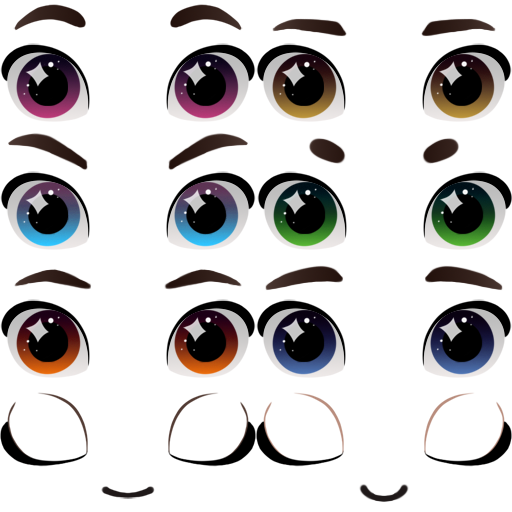
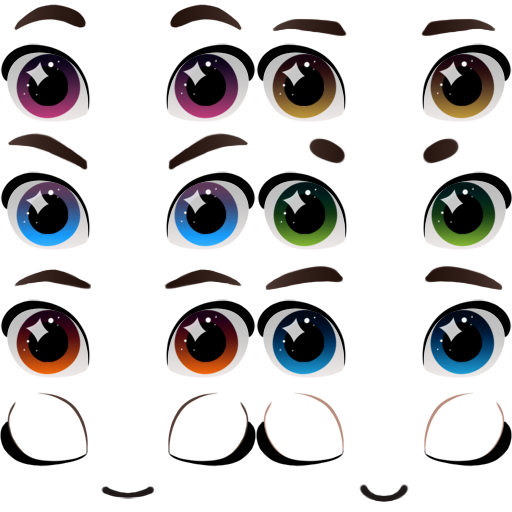
Layers edited between the first and the second 512 × 512 image:
removed layer "augen 1" (2nd of 4, in "Chara") from group "Chara" over [17, 310, 238, 375]
removed layer "augen 1" (1st of 4, in "Chara") from group "Chara" over [272, 310, 495, 375]
added layer "augen 6" in group "Augen" over [272, 310, 495, 375]
added layer "augen 5" in group "Augen" over [17, 310, 238, 375]
painted on "augen 4" over [273, 182, 495, 247]
painted on "augen 3" over [16, 182, 239, 247]
